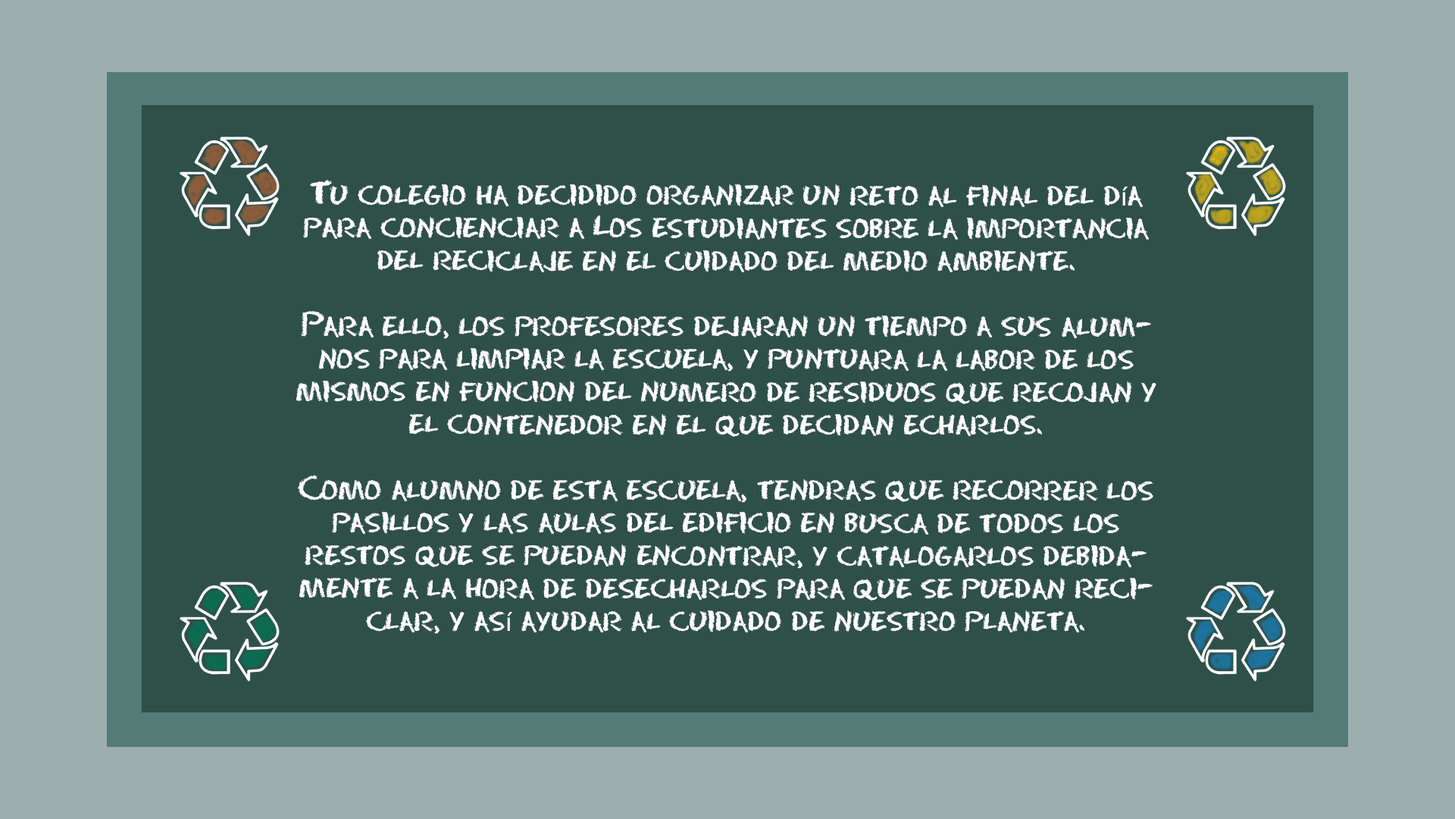
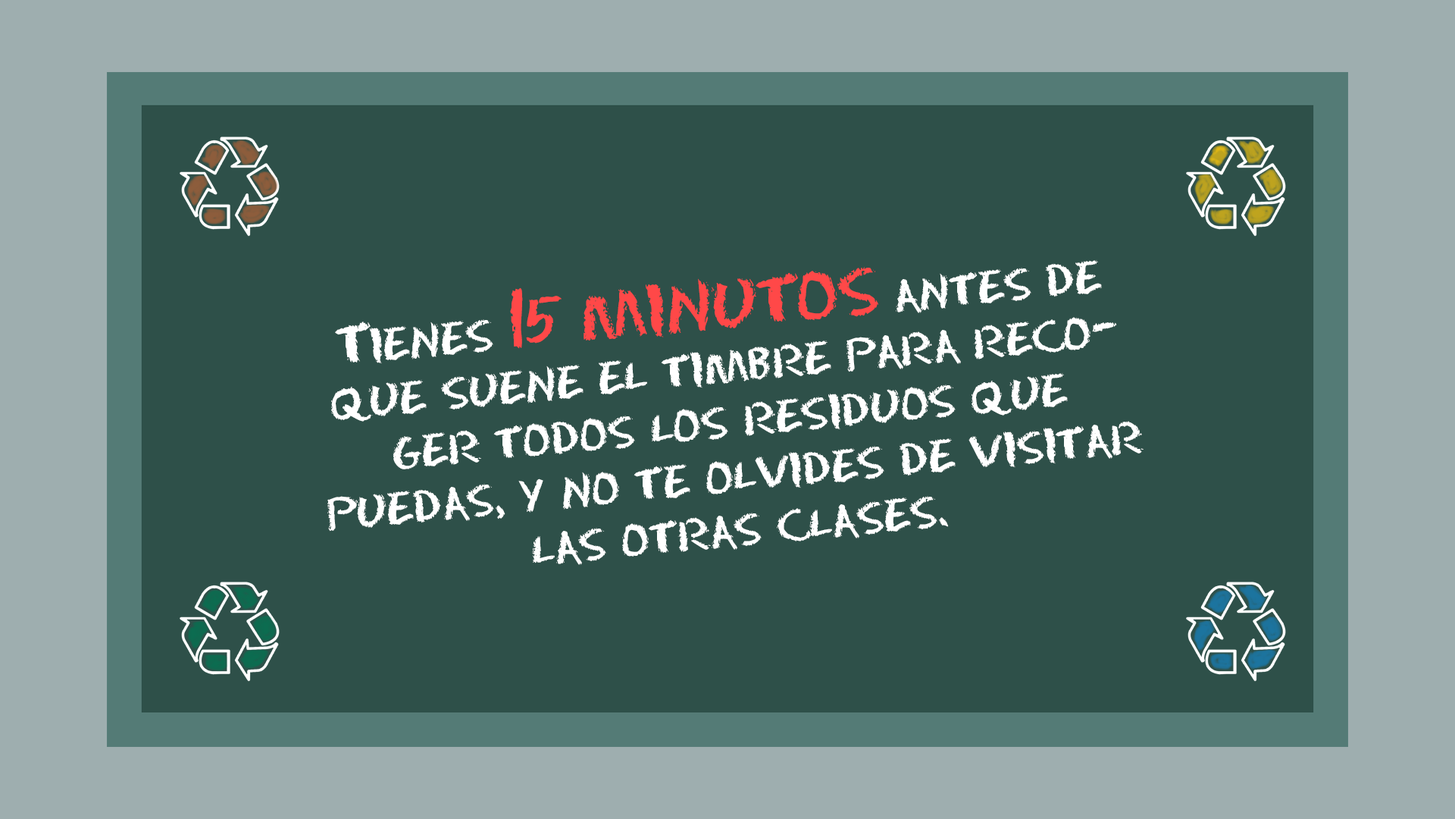
Revision of a layered 1455x819 image; what changed, layer by layer:
renamed "Tu colegio ha decidido organizar un reto al final del día para" to "Tienes 15 MINUTOS antes de que suene el timbre para recoger to", painted on it over (296, 179, 1157, 634)
